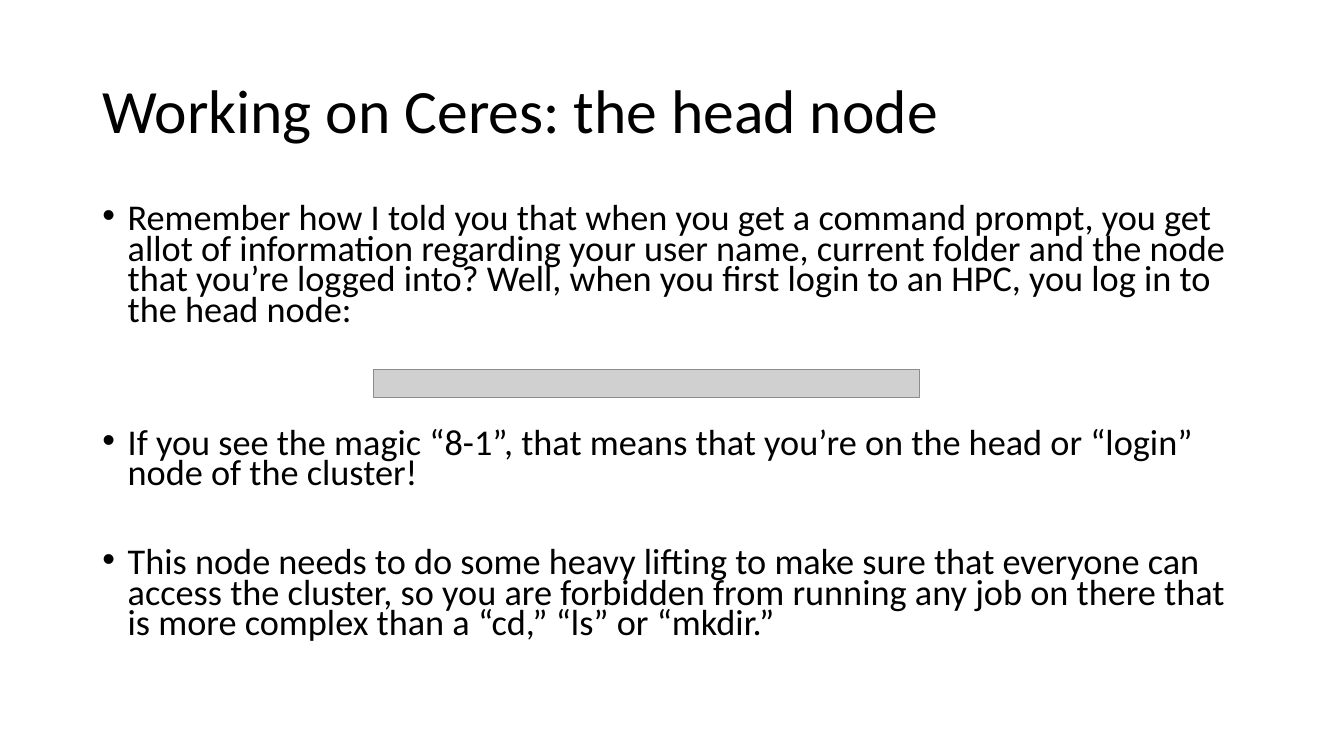
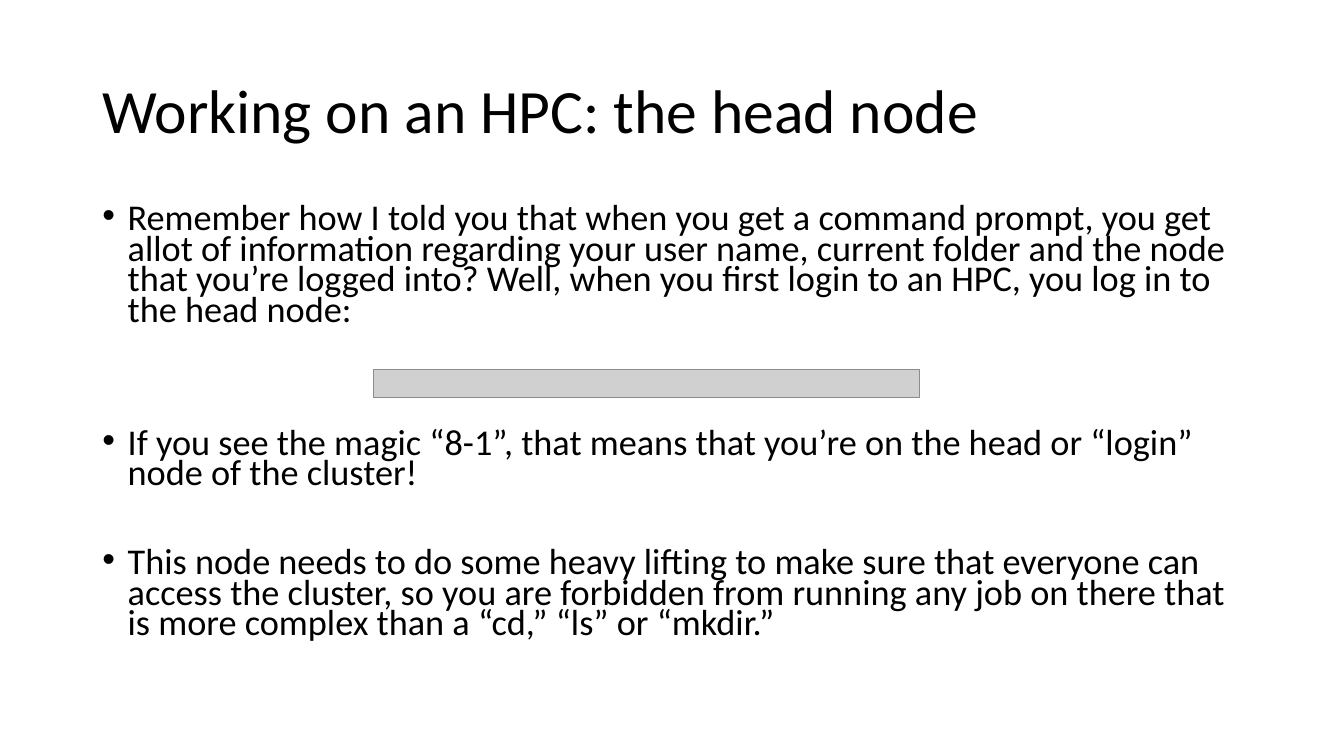
Before and after one commit to haibol2016/BioinformaticsTrainingWorkshop, a slide deck: slide 29 of 1.Unix/presentations/advanced_command_line_tutorial.pptx (slide 27 before the commit). Drawn at 1344x756 pixels with LibreOffice and Linux fonts; fonts in the diff are those of the drawing; grey boxes stand for pictures. Boxes give left, top, right and bottom in pixels: in the first picture for what was removed or moved away, otherwise in the second. Text is boxed around its words. In the diff, an @@ line names an element or a change of style, - is before the commit and + after.

```diff
--- a/1.Unix/presentations/advanced_command_line_tutorial.pptx
+++ b/1.Unix/presentations/advanced_command_line_tutorial.pptx
@@ title at [102,90,978,144]: text changed @@
-Working on Ceres: the head node
+Working on an HPC: the head node
```
Also in this commit, not shown: 1 other slide changed, 2 slides added, 10 other files.
